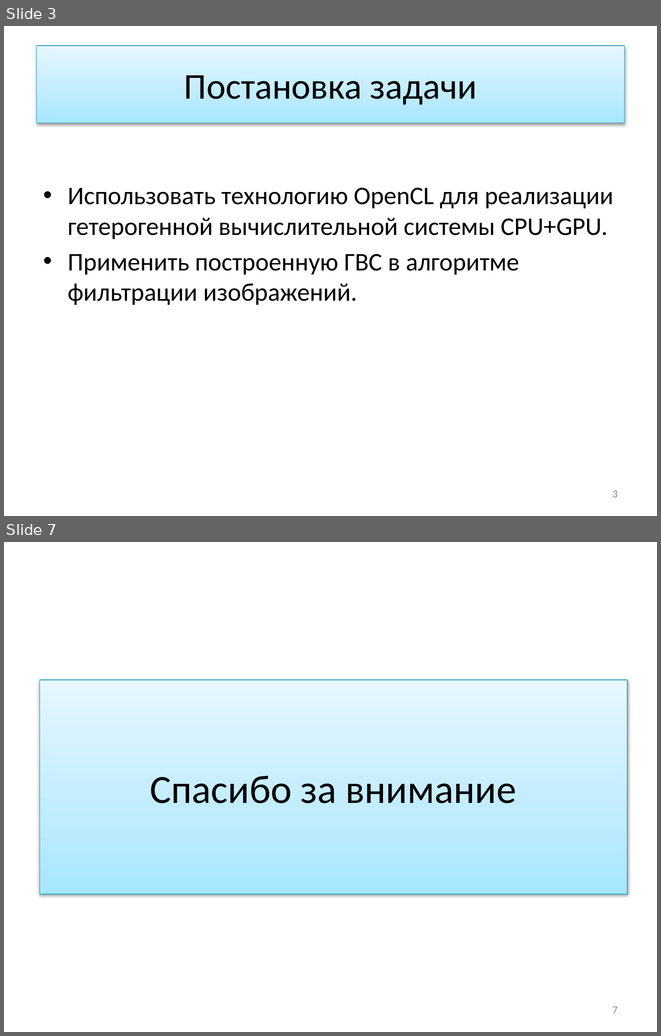
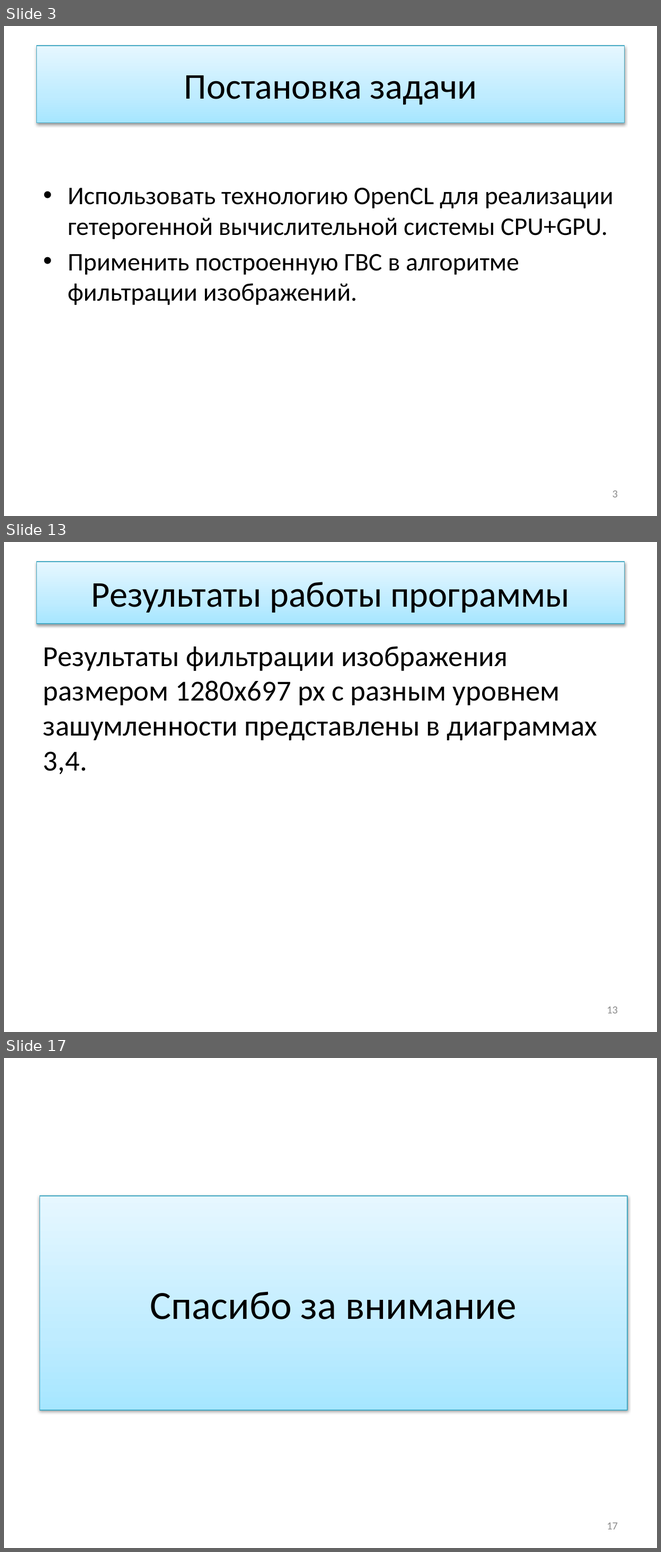
Before and after one commit to ustadenis/OpenCLImageFilter, a slide deck: Diplom/Презентация.pptx. Shown one above the other, each under a label of ours: slides 3 and 7 before the commit, slides 3, 13 and 17 after it; the slides between them are not shown. The pictures are 661x1036 and 661x1552 pixels, drawn with LibreOffice and Linux fonts; fonts in the diff are those of the drawing. Boxes give left, top, right and bottom in pixels: in the first picture for what was removed or moved away, otherwise in the second. Text is boxed around its words. In the diff, an @@ line names an element or a change of style, - is before the commit and + after.

```diff
--- a/Diplom/Презентация.pptx
+++ b/Diplom/Презентация.pptx
@@ slide 13 added at [4, 542, 657, 1032], background #FFFFFF @@
@@ title added at [37, 562, 624, 624], fill gradient #A7E6FF to #C1EDFF to #E7F8FF, outline #46AAC5 0.75 pt, 40 pt, text #000000 @@
+Результаты работы программы
@@ text added at [43, 646, 597, 774], 32 pt, text #000000 @@
+Результаты фильтрации изображения размером 1280x697 px с разным уровнем зашумленности представлены в диаграммах 3,4.
@@ page number added at [607, 1006, 618, 1013], 12 pt, text #8C8C8C @@
+13
@@ what was slide 7 is now slide 17 @@
@@ page number at [607, 1522, 618, 1529]: text changed @@
-7
+17
```
Also in this commit, not shown: 3 slides changed, 9 other slides added.
